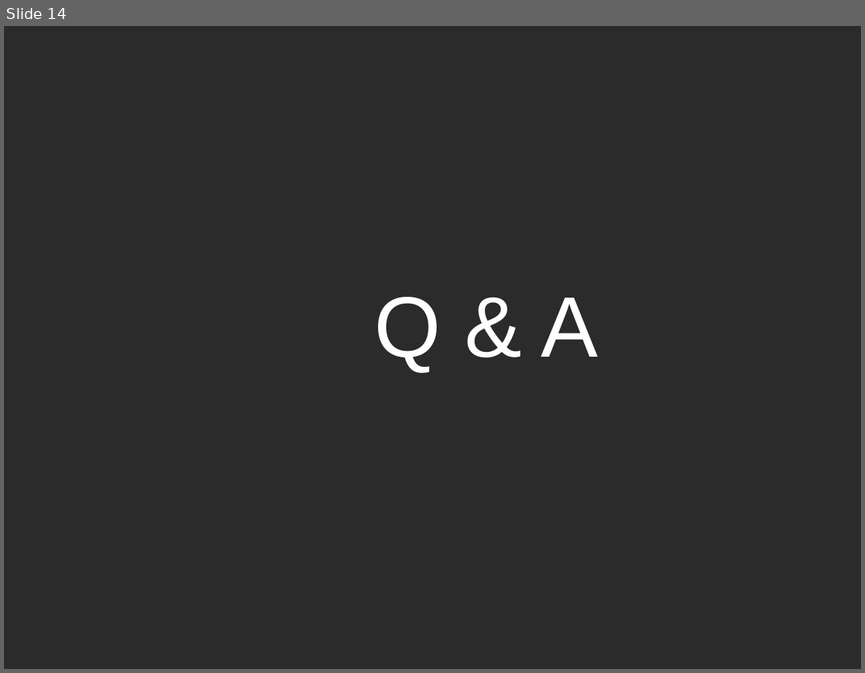
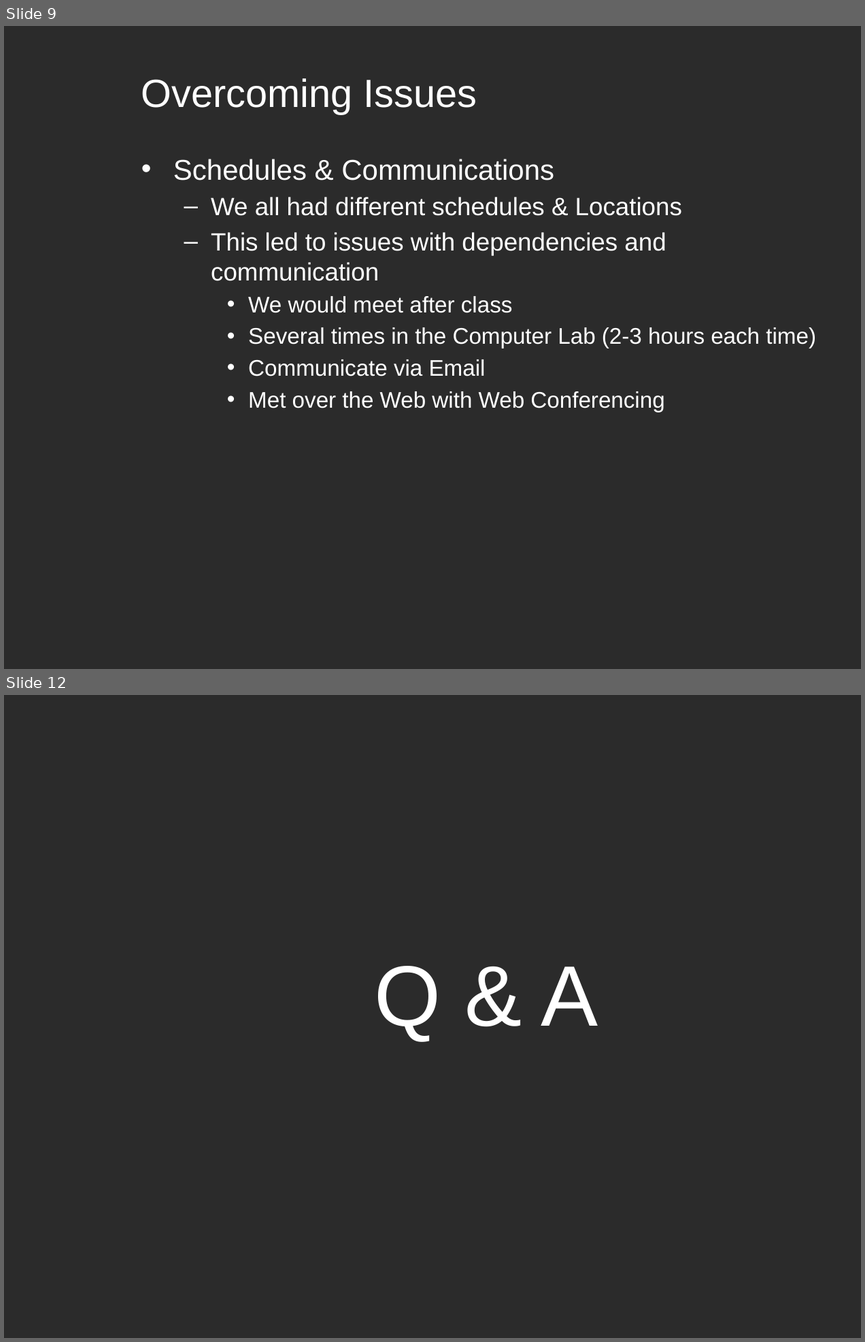
Before and after one commit to darthyoshi/sp2013-csc668-868-group1, a slide deck: trunk/OpenMRSSubmissions/presentation/OpenMRS Presentation.pptx. Shown one above the other, each under a label of ours: slide 14 before the commit, slides 9 and 12 after it; the slides between them are not shown. The pictures are 865x673 and 865x1342 pixels, drawn with LibreOffice and Linux fonts; fonts in the diff are those of the drawing; background and template pictures are left out; a plain dark background stands for a picture behind light text. Boxes give left, top, right and bottom in pixels: in the first picture for what was removed or moved away, otherwise in the second. Text is boxed around its words. In the diff, an @@ line names an element or a change of style, - is before the commit and + after.

Commit message:
Presentation for class updated slides

```diff
--- a/trunk/OpenMRSSubmissions/presentation/OpenMRS Presentation.pptx
+++ b/trunk/OpenMRSSubmissions/presentation/OpenMRS Presentation.pptx
@@ slide 9 added at bbox=[4, 26, 861, 669], background picture (left out) @@
@@ title added at bbox=[141, 78, 477, 114], 33 pt, text #FFFFFF @@
+Overcoming Issues
@@ text added at bbox=[173, 159, 816, 412], 19 pt, text #FFFFFF @@
+• Schedules & Communications
+  – We all had different schedules & Locations
+  – This led to issues with dependencies and communication
+    • We would meet after class
+    • Several times in the Computer Lab (2-3 hours each time)
+    • Communicate via Email
+    • Met over the Web with Web Conferencing
@@ what was slide 14 is now slide 12 @@
```
Also in this commit, not shown: 1 slide changed, 3 other slides added, 6 slides removed.
